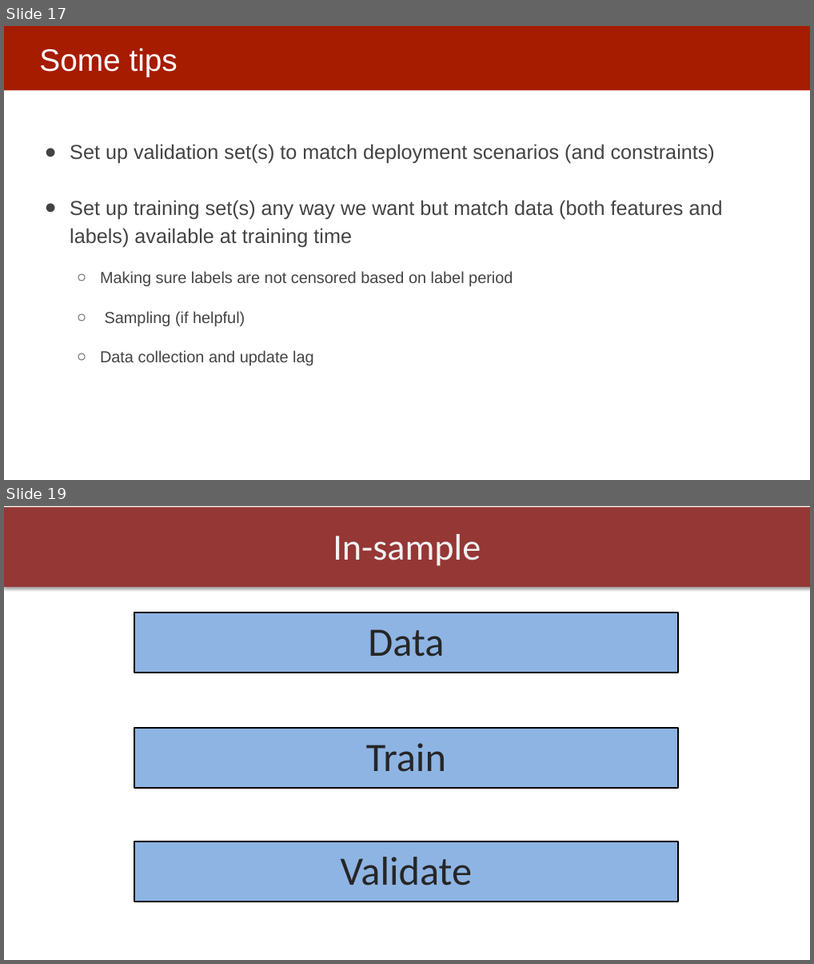
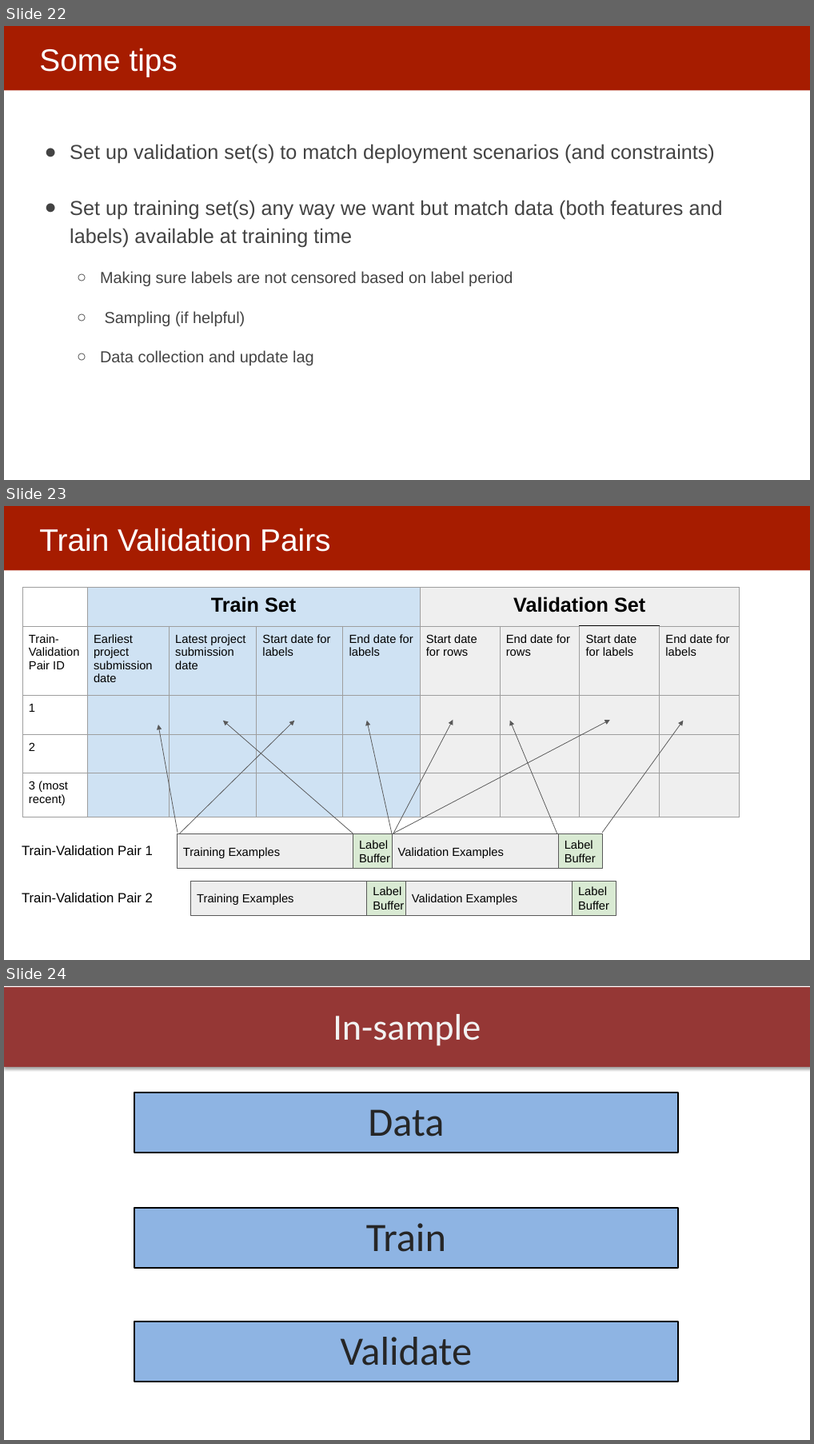
Before and after one commit to dssg/mlforpublicpolicylab, a slide deck: 06 - Performance and Evaluation Pt 2/Model Selection and Validation - Part II.pptx. Shown one above the other, each under a label of ours: slides 17 and 19 before the commit, slides 22, 23 and 24 after it; the slides between them are not shown. The pictures are 814x964 and 814x1444 pixels, drawn with LibreOffice and Linux fonts; fonts in the diff are those of the drawing. Boxes give left, top, right and bottom in pixels: in the first picture for what was removed or moved away, otherwise in the second. Text is boxed around its words. In the diff, an @@ line names an element or a change of style, - is before the commit and + after.

```diff
--- a/06 - Performance and Evaluation Pt 2/Model Selection and Validation - Part II.pptx
+++ b/06 - Performance and Evaluation Pt 2/Model Selection and Validation - Part II.pptx
@@ slide 23 added at (4, 506, 810, 960), background #FFFFFF; not listed: 1 template element that a slide beside it also shows @@
@@ title added at (39, 528, 330, 552), 37 pt, text #FFFFFF @@
+Train Validation Pairs
@@ table added at (22, 587, 740, 822), 5 rows, 9 columns @@
+ | Train Set |  |  |  | Validation Set |  |  | 
+Train-Validation Pair ID | Earliest project submission date | Latest project submission date | Start date for labels | End date for labels | Start date for rows | End date for rows | Start date for labels | End date for labels
+1 |  |  |  |  |  |  |  | 
+2 |  |  |  |  |  |  |  | 
+3 (most recent) |  |  |  |  |  |  |  | 
@@ arrow added from (179, 833) to (295, 720), #595959 0.75 pt @@
@@ arrow added from (353, 833) to (223, 720), #595959 0.75 pt @@
@@ arrow added from (392, 834) to (367, 720), #595959 0.75 pt @@
@@ arrow added from (392, 834) to (610, 720), #595959 0.75 pt @@
@@ arrow added from (394, 832) to (454, 720), #595959 0.75 pt @@
@@ arrow added from (558, 833) to (510, 720), #595959 0.75 pt @@
@@ arrow added from (603, 832) to (684, 720), #595959 0.75 pt @@
@@ arrow added from (178, 832) to (158, 724), #595959 0.75 pt @@
@@ rectangle added at (177, 834, 358, 868), fill #EEEEEE, outline #595959 0.75 pt, 14 pt, text #000000 @@
+Training Examples
@@ rectangle added at (353, 834, 398, 868), fill #D9EAD3, outline #595959 0.75 pt, 14 pt, text #000000 @@
+Label Buffer
@@ rectangle added at (392, 834, 573, 868), fill #EEEEEE, outline #595959 0.75 pt, 14 pt, text #000000 @@
+Validation Examples
@@ rectangle added at (558, 834, 603, 868), fill #D9EAD3, outline #595959 0.75 pt, 14 pt, text #000000 @@
+Label Buffer
@@ text added at (22, 845, 153, 855), 16 pt, text #000000 @@
+Train-Validation Pair 1
@@ rectangle added at (191, 880, 371, 915), fill #EEEEEE, outline #595959 0.75 pt, 14 pt, text #000000 @@
+Training Examples
@@ rectangle added at (367, 880, 411, 915), fill #D9EAD3, outline #595959 0.75 pt, 14 pt, text #000000 @@
+Label Buffer
@@ rectangle added at (406, 880, 586, 915), fill #EEEEEE, outline #595959 0.75 pt, 14 pt, text #000000 @@
+Validation Examples
@@ rectangle added at (573, 880, 617, 915), fill #D9EAD3, outline #595959 0.75 pt, 14 pt, text #000000 @@
+Label Buffer
@@ text added at (22, 892, 153, 902), 16 pt, text #000000 @@
+Train-Validation Pair 2
@@ what was slide 17 is now slide 22 @@
@@ what was slide 19 is now slide 24 @@
```
Also in this commit, not shown: 4 slides changed, 11 other slides added, 2 slides removed.
